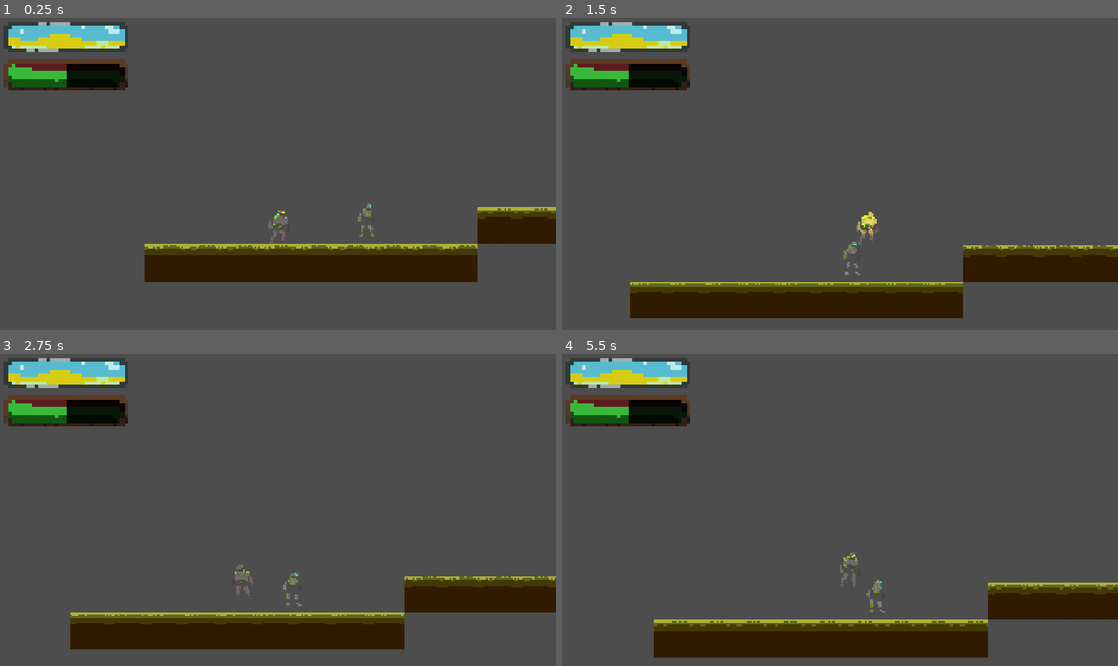
Above: before the commit, frames 1-4 (two rows, left to right).
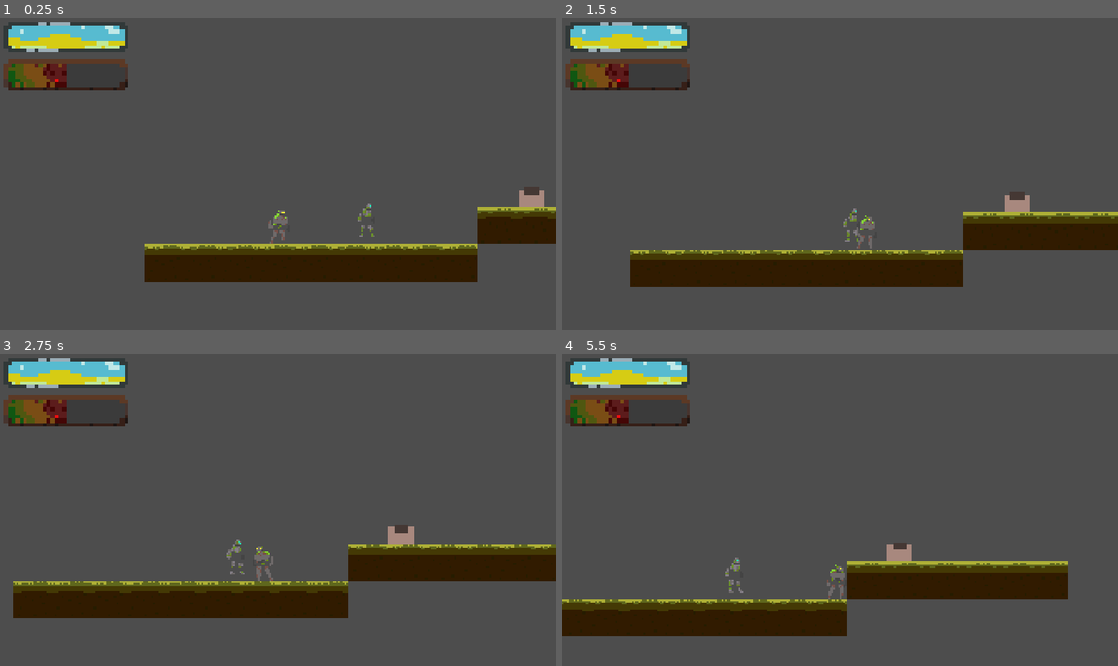
Above: after the commit, the same moments.

Repository: Luduturgist/Tech-2-Platformer
Game: Godot game, scene res://World/Levels/Level 1/Level 1.tscn
Same seed, same stepped clock (60 frames per second), same inputs: the game is played once before the commit and once after it. This scene is started directly instead of the project's main scene.
Inputs:
- Up to frame 1 (0.25 s): no input
- Up to frame 2 (1.5 s): tap Enter (ui_accept) at 0.5 s; hold Space (Jump) 0.53-1.28 s; hold D (Right) from 0.53 s (still down); tap F (Cheer) at 1.35 s
- Up to frame 3 (2.75 s): tap Space (Jump) at 1.52, 1.55, 1.82 s; release D (Right) at 2.03 s; hold A (Left) from 2.03 s (still down); hold Space (Jump) from 2.03 s (still down); tap Q (Swing) at 2.1 s
- Up to frame 4 (5.5 s): release A (Left) at 2.78 s; release Space (Jump) at 2.78 s; hold D (Right) 2.78-4.28 s; tap Space (Jump) at 2.85, 3.02, 3.32, 4.52, 4.55, 4.82 s; hold Space (Jump) 3.53-4.28 s; tap F (Cheer) at 3.6 s; hold A (Left) 4.28-5.03 s; tap Q (Swing) at 4.35 s; hold D (Right) from 5.03 s (still down); hold Space (Jump) from 5.03 s (still down)

The runs differ from the first frame. In frame 1, 1.7% of the frame differs, in the area x 1-98%, y 14-61%; in frame 2, 21%; in frame 3, 23%, in the area x 1-100%, y 14-95%; in frame 4, 20%.
Error after the commit: Invalid call. Nonexistent function '_perform_action' in base 'Resource (Flash_Action)'. (res://Player/Tools/movement.gd:56)

Commit message:
Co-op structure

Diff:
--- a/Godot/multiplayer-1/Debug/debug_multiplayer.tscn
+++ b/Godot/multiplayer-1/Debug/debug_multiplayer.tscn
@@ -1,6 +1,6 @@
 [gd_scene format=3 uid="uid://ek6ktem8230k"]
 
-[ext_resource type="Script" uid="uid://dvhyyra4goje3" path="res://Debug/game.gd" id="1_18fr8"]
+[ext_resource type="Script" uid="uid://dvhyyra4goje3" path="res://Game Logic/game.gd" id="1_18fr8"]
 [ext_resource type="PackedScene" uid="uid://b815wdlnbej0k" path="res://Player/Player A.tscn" id="2_73yir"]
 [ext_resource type="PackedScene" uid="uid://d11aymhapnwew" path="res://Player/Player B.tscn" id="3_to0p3"]
 [ext_resource type="PackedScene" uid="uid://t8gacvbucv5l" path="res://World/Hazard/Hazard.tscn" id="4_73yir"]
--- a/Godot/multiplayer-1/Debug/debug_spikes.tscn
+++ b/Godot/multiplayer-1/Debug/debug_spikes.tscn
@@ -1,6 +1,6 @@
 [gd_scene format=3 uid="uid://kxlut2fjs1jj"]
 
-[ext_resource type="Script" uid="uid://dvhyyra4goje3" path="res://Debug/game.gd" id="1_rvo2y"]
+[ext_resource type="Script" uid="uid://dvhyyra4goje3" path="res://Game Logic/game.gd" id="1_rvo2y"]
 [ext_resource type="PackedScene" uid="uid://b815wdlnbej0k" path="res://Player/Player A.tscn" id="2_vstgx"]
 [ext_resource type="PackedScene" uid="uid://d11aymhapnwew" path="res://Player/Player B.tscn" id="3_qhy05"]
 [ext_resource type="PackedScene" uid="uid://t8gacvbucv5l" path="res://World/Hazard/Hazard.tscn" id="4_yab24"]
--- /dev/null
+++ b/Godot/multiplayer-1/Events/event.gd
@@ -0,0 +1,9 @@
+@abstract
+extends Resource
+class_name Event
+
+func _start(m: PlayerMovement): pass
+
+func _update(_delta: float): pass
+
+@abstract func _perform_event()
--- /dev/null
+++ b/Godot/multiplayer-1/Interacteable/interacteable.gd
@@ -0,0 +1,18 @@
+extends Node2D
+
+@export var light: Node
+@export var player_area: Area2D
+
+func _ready() -> void:
+	player_area.body_entered.connect(try_player.bind(1))
+	player_area.body_exited.connect(try_player.bind(-1))
+
+func try_player(body: Node2D, i: int):
+	if body is PlayerMovement and body.local:
+		rpc("flip_light", i)
+
+var contacts: int = 0
+@rpc("any_peer", "call_local")
+func flip_light(i: int):
+	contacts += i
+	light.visible = contacts
--- a/Godot/multiplayer-1/Player/Actions/Swing/swing_action.gd
+++ b/Godot/multiplayer-1/Player/Actions/Swing/swing_action.gd
@@ -3,7 +3,7 @@
 
 @export var swing:= 500
 
-func _perform_action():
+func _perform_event():
 	var friend:= Game.active.friend.position
 	var diff = friend - move.position
 	var dir = diff.normalized() * swing
--- a/Godot/multiplayer-1/Player/Actions/action.gd
+++ b/Godot/multiplayer-1/Player/Actions/action.gd
@@ -1,13 +1,8 @@
 @abstract
-extends Resource
+extends Event
 class_name Action
 
 var move: PlayerMovement
 
 func _start(m: PlayerMovement):
 	move = m
-
-func _update(_delta: float):
-	pass
-
-@abstract func _perform_action()
--- a/Godot/multiplayer-1/Player/Actions/Flash/flash_action.gd
+++ b/Godot/multiplayer-1/Player/Actions/flash_action.gd
@@ -8,5 +8,5 @@
 	super(m)
 	obj = m.get_node(flash_object_path)
 
-func _perform_action():
+func _perform_event():
 	obj.rpc("flash")
--- a/Godot/multiplayer-1/Player/Player A.tscn
+++ b/Godot/multiplayer-1/Player/Player A.tscn
@@ -1,11 +1,11 @@
 [gd_scene format=3 uid="uid://b815wdlnbej0k"]
 
 [ext_resource type="Script" uid="uid://kgmx640u8hqm" path="res://Player/Tools/movement.gd" id="1_34jae"]
-[ext_resource type="Script" uid="uid://d3lhj80udymsw" path="res://Player/Actions/Flash/flash_action.gd" id="2_4vxld"]
+[ext_resource type="Script" uid="uid://d3lhj80udymsw" path="res://Player/Actions/flash_action.gd" id="2_4vxld"]
 [ext_resource type="SpriteFrames" uid="uid://biefndx62v67a" path="res://Player/Soil/Idle/soil_idle.tres" id="2_f827i"]
 [ext_resource type="Texture2D" uid="uid://cwa5o32jhrfpo" path="res://Player/Soil/Soil.png" id="2_n1ja2"]
 [ext_resource type="Texture2D" uid="uid://dbdgqdgklcc2" path="res://World/Basic Light.png" id="3_essyl"]
-[ext_resource type="Script" uid="uid://bl6yd8ir0op6x" path="res://Player/Actions/Flash/flash_object.gd" id="5_gkydo"]
+[ext_resource type="Script" uid="uid://bl6yd8ir0op6x" path="res://Events/flash_object.gd" id="5_gkydo"]
 
 [sub_resource type="Resource" id="Resource_gkydo"]
 script = ExtResource("2_4vxld")
--- a/Godot/multiplayer-1/Player/Player B.tscn
+++ b/Godot/multiplayer-1/Player/Player B.tscn
@@ -2,9 +2,9 @@
 
 [ext_resource type="Script" uid="uid://kgmx640u8hqm" path="res://Player/Tools/movement.gd" id="1_yifjq"]
 [ext_resource type="Texture2D" uid="uid://13tc3ugs71yv" path="res://Player/River/River.png" id="2_8w4ie"]
-[ext_resource type="Script" uid="uid://d3lhj80udymsw" path="res://Player/Actions/Flash/flash_action.gd" id="2_sln64"]
+[ext_resource type="Script" uid="uid://d3lhj80udymsw" path="res://Player/Actions/flash_action.gd" id="2_sln64"]
 [ext_resource type="Texture2D" uid="uid://dbdgqdgklcc2" path="res://World/Basic Light.png" id="3_sln64"]
-[ext_resource type="Script" uid="uid://bl6yd8ir0op6x" path="res://Player/Actions/Flash/flash_object.gd" id="5_ak3bm"]
+[ext_resource type="Script" uid="uid://bl6yd8ir0op6x" path="res://Events/flash_object.gd" id="5_ak3bm"]
 
 [sub_resource type="Resource" id="Resource_jprxu"]
 script = ExtResource("2_sln64")
--- a/Godot/multiplayer-1/Player/Tools/movement.gd
+++ b/Godot/multiplayer-1/Player/Tools/movement.gd
@@ -4,6 +4,7 @@
 @export var friendly: Action = Flash_Action.new()
 @export var pain_feedback: Action = Flash_Action.new()
 @export var move_ability: Action = Swing_Action.new()
+@export var golem: Golem
 
 @export_group("Settings")
 @export var speed: float = 100
@@ -17,12 +18,17 @@
 
 var sp: float = 0
 var energy: Energy
+static var active: PlayerMovement
+var local: bool
+
+enum Golem {Soil, River}
 
 func _ready() -> void:
 	friendly._start(self)
 
 func dress() -> void:
-	sp = speed
+	active = self
+	local = true
 	collision_layer = 1
 	collision_mask = 1
 	visibility_layer = 1
@@ -31,7 +37,7 @@
 	move_ability._start(self)
 
 func _take_damage(amount: int = 1):
-	if sp <= 0: return
+	if not local: return
 	health -= amount
 	if pain_feedback: pain_feedback._perform_action()
 	if health <= 0:
@@ -41,7 +47,7 @@
 	if friendly: friendly._update(delta)
 	if pain_feedback: pain_feedback._update(delta)
 
-	if sp == 0: return
+	if not local: return
 
 	energy._update(delta)
 	move_ability._update(delta)
@@ -49,7 +55,7 @@
 	if Input.is_action_just_pressed("Swing"): move_ability._perform_action()
 	if Input.is_action_just_pressed("Cheer") && friendly: friendly._perform_action()
 
-	if Input.is_action_pressed("Jump") and is_on_floor(): velocity.y = -jump
+	if Input.is_action_just_pressed("Jump") and is_on_floor(): velocity.y = -jump
 
 	process_move(delta)
 
--- a/Godot/multiplayer-1/UI/GUI/gui.tscn
+++ b/Godot/multiplayer-1/UI/GUI/gui.tscn
@@ -45,7 +45,7 @@
 texture_over = SubResource("AtlasTexture_7thrl")
 texture_progress = SubResource("AtlasTexture_qyonj")
 texture_progress_offset = Vector2(1, 0)
-tint_under = Color(0.12941177, 0.12941177, 0.12941177, 1)
+tint_under = Color(0, 0, 0, 0.22745098)
 
 [node name="Health" type="TextureProgressBar" parent="." unique_id=1938477846]
 offset_left = 14.0
@@ -58,4 +58,4 @@
 texture_over = SubResource("AtlasTexture_1a5em")
 texture_progress = SubResource("AtlasTexture_808i8")
 texture_progress_offset = Vector2(1, 0)
-tint_under = Color(0.12955844, 0.12955847, 0.12955844, 1)
+tint_under = Color(0, 0, 0, 0.22745098)
--- a/Godot/multiplayer-1/UI/Menus/Level Select.tscn
+++ b/Godot/multiplayer-1/UI/Menus/Level Select.tscn
@@ -1,7 +1,7 @@
 [gd_scene format=3 uid="uid://051cxfa2ec0p"]
 
 [ext_resource type="Script" uid="uid://ww1bxlixkt33" path="res://UI/Menus/level_select.gd" id="1_406it"]
-[ext_resource type="Script" uid="uid://bl6yd8ir0op6x" path="res://Player/Actions/Flash/flash_object.gd" id="2_qfsfe"]
+[ext_resource type="Script" uid="uid://bl6yd8ir0op6x" path="res://Events/flash_object.gd" id="2_qfsfe"]
 
 [node name="LevelSelect" type="CanvasLayer" unique_id=1351488328 node_paths=PackedStringArray("buttons", "flashes")]
 script = ExtResource("1_406it")
--- a/Godot/multiplayer-1/UI/Menus/Main Menu.tscn
+++ b/Godot/multiplayer-1/UI/Menus/Main Menu.tscn
@@ -11,48 +11,44 @@
 
 [node name="Network Buttons" type="CanvasLayer" parent="." unique_id=666372241]
 
-[node name="Host" type="Button" parent="Network Buttons" unique_id=1170498499]
+[node name="VBoxContainer" type="VBoxContainer" parent="Network Buttons" unique_id=158323834]
 anchors_preset = 8
 anchor_left = 0.5
 anchor_top = 0.5
 anchor_right = 0.5
 anchor_bottom = 0.5
-offset_left = -35.5
-offset_top = -58.0
-offset_right = 35.5
-offset_bottom = -11.0
+offset_left = -89.0
+offset_top = -49.0
+offset_right = 89.0
+offset_bottom = 49.0
 grow_horizontal = 2
 grow_vertical = 2
+theme_override_constants/separation = 28
+
+[node name="HBoxContainer" type="HBoxContainer" parent="Network Buttons/VBoxContainer" unique_id=1850283834]
+layout_mode = 2
+theme_override_constants/separation = 10
+
+[node name="Host" type="Button" parent="Network Buttons/VBoxContainer/HBoxContainer" unique_id=1170498499]
+layout_mode = 2
 size_flags_horizontal = 4
 text = "Host"
 
-[node name="Local IP" type="Label" parent="Network Buttons" unique_id=2095598327]
-offset_left = 1023.0
-offset_top = 486.0
-offset_right = 1126.0
-offset_bottom = 525.0
+[node name="Local IP" type="Label" parent="Network Buttons/VBoxContainer/HBoxContainer" unique_id=2095598327]
+layout_mode = 2
 text = "10.0.0.1"
 
-[node name="Join" type="Button" parent="Network Buttons" unique_id=271699989]
-anchors_preset = 8
-anchor_left = 0.5
-anchor_top = 0.5
-anchor_right = 0.5
-anchor_bottom = 0.5
-offset_left = -39.0
-offset_top = 45.0
-offset_right = 38.0
-offset_bottom = 92.0
-grow_horizontal = 2
-grow_vertical = 2
+[node name="HBoxContainer2" type="HBoxContainer" parent="Network Buttons/VBoxContainer" unique_id=1006879946]
+layout_mode = 2
+theme_override_constants/separation = 16
+
+[node name="Join" type="Button" parent="Network Buttons/VBoxContainer/HBoxContainer2" unique_id=271699989]
+layout_mode = 2
 size_flags_horizontal = 4
 text = "Join"
 
-[node name="Join IP" type="LineEdit" parent="Network Buttons" unique_id=1407063563]
-offset_left = 1019.0
-offset_top = 585.0
-offset_right = 1131.0
-offset_bottom = 632.0
+[node name="Join IP" type="LineEdit" parent="Network Buttons/VBoxContainer/HBoxContainer2" unique_id=1407063563]
+layout_mode = 2
 placeholder_text = "10.0.0.1"
 expand_to_text_length = true
 
--- a/Godot/multiplayer-1/UI/Menus/Pause.tscn
+++ b/Godot/multiplayer-1/UI/Menus/Pause.tscn
@@ -14,30 +14,23 @@
 color = Color(0.05490196, 0.05490196, 0.05490196, 0.36078432)
 metadata/_edit_lock_ = true
 
-[node name="Quit" type="Button" parent="." unique_id=346827232]
+[node name="VBoxContainer" type="VBoxContainer" parent="." unique_id=465517616]
 anchors_preset = 8
 anchor_left = 0.5
 anchor_top = 0.5
 anchor_right = 0.5
 anchor_bottom = 0.5
-offset_left = -49.0
-offset_top = 37.0
-offset_right = 49.0
-offset_bottom = 91.0
+offset_left = -20.0
+offset_top = -20.0
+offset_right = 20.0
+offset_bottom = 20.0
 grow_horizontal = 2
 grow_vertical = 2
+
+[node name="Quit" type="Button" parent="VBoxContainer" unique_id=346827232]
+layout_mode = 2
 text = "Quit"
 
-[node name="Main Menu" type="Button" parent="." unique_id=731930614]
-anchors_preset = 8
-anchor_left = 0.5
-anchor_top = 0.5
-anchor_right = 0.5
-anchor_bottom = 0.5
-offset_left = -49.0
-offset_top = -85.0
-offset_right = 49.0
-offset_bottom = -31.0
-grow_horizontal = 2
-grow_vertical = 2
+[node name="Main Menu" type="Button" parent="VBoxContainer" unique_id=731930614]
+layout_mode = 2
 text = "Main Menu"
--- a/Godot/multiplayer-1/UI/Menus/main_menu.gd
+++ b/Godot/multiplayer-1/UI/Menus/main_menu.gd
@@ -3,22 +3,22 @@
 @export var scene_to_load: String
 
 func _ready() -> void:
-	$"Network Buttons/Host".pressed.connect(host_button)
-	$"Network Buttons/Join".pressed.connect(join_button)
+	$"Network Buttons/VBoxContainer/HBoxContainer/Host".pressed.connect(host_button)
+	$"Network Buttons/VBoxContainer/HBoxContainer2/Join".pressed.connect(join_button)
 	$"Host Waiting/Disconnect".pressed.connect(back_button)
 	$"Client Waiting/Disconnect".pressed.connect(back_button)
 	Wrapper.peer.peer_connected.connect(player_connected)
 
-	$"Network Buttons/Local IP".text = Wrapper.localIP
+	$"Network Buttons/VBoxContainer/HBoxContainer/Local IP".text = Wrapper.localIP
+	$"Network Buttons/VBoxContainer/HBoxContainer2/Join IP".placeholder_text = Wrapper.localIP
 	$"Host Waiting/Local IP".text = Wrapper.localIP
-	$"Network Buttons/Join IP".placeholder_text = Wrapper.localIP
 
 func host_button():
 	Wrapper._host()
 	switch(true)
 
 func join_button():
-	Wrapper._join($"Network Buttons/Join IP".text)
+	Wrapper._join()
 	switch()
 
 func back_button():
--- a/Godot/multiplayer-1/UI/Menus/pause.gd
+++ b/Godot/multiplayer-1/UI/Menus/pause.gd
@@ -1,11 +1,16 @@
 extends CanvasLayer
+class_name Pause_Menu
 
 func _ready() -> void:
 	$Quit.pressed.connect(_quit)
 	$"Main Menu".pressed.connect(_menu)
+	$"Resume".pressed.connect(_resume)
 
 func _quit():
 	get_tree().quit()
 
 func _menu():
 	Wrapper._disconnect()
+
+func _resume():
+	visible = false
--- a/Godot/multiplayer-1/World/Levels/Level 1/Level 1.tscn
+++ b/Godot/multiplayer-1/World/Levels/Level 1/Level 1.tscn
@@ -1,16 +1,21 @@
 [gd_scene format=4 uid="uid://boledd8vtsvtc"]
 
-[ext_resource type="Script" uid="uid://dvhyyra4goje3" path="res://Debug/game.gd" id="1_5yvi0"]
+[ext_resource type="Script" uid="uid://dvhyyra4goje3" path="res://Game Logic/game.gd" id="1_5yvi0"]
 [ext_resource type="PackedScene" uid="uid://b7x1xel6pnfcx" path="res://UI/GUI/gui.tscn" id="2_8ghjs"]
 [ext_resource type="TileSet" uid="uid://bhk8j5h6576yv" path="res://World/Earth Tiles/ground_tiles.tres" id="2_f4qae"]
 [ext_resource type="PackedScene" uid="uid://btvsqab4xkf0q" path="res://Player/Tools/Camera Follow.tscn" id="3_o7uj6"]
 [ext_resource type="PackedScene" uid="uid://b815wdlnbej0k" path="res://Player/Player A.tscn" id="4_cgekv"]
 [ext_resource type="PackedScene" uid="uid://d11aymhapnwew" path="res://Player/Player B.tscn" id="5_moakd"]
-[ext_resource type="Script" uid="uid://d3lhj80udymsw" path="res://Player/Actions/Flash/flash_action.gd" id="6_tcduv"]
+[ext_resource type="Script" uid="uid://d3lhj80udymsw" path="res://Player/Actions/flash_action.gd" id="6_tcduv"]
+[ext_resource type="Script" uid="uid://46d3ayd01ra7" path="res://Interacteable/interacteable.gd" id="8_fp4rx"]
+[ext_resource type="Script" uid="uid://bl6yd8ir0op6x" path="res://Events/flash_object.gd" id="8_qoxgt"]
 
 [sub_resource type="Resource" id="Resource_8ghjs"]
 script = ExtResource("6_tcduv")
 metadata/_custom_type_script = "uid://d3lhj80udymsw"
+
+[sub_resource type="RectangleShape2D" id="RectangleShape2D_fp4rx"]
+size = Vector2(34, 20)
 
 [node name="Level1" type="Node2D" unique_id=1985103288 node_paths=PackedStringArray("playerA", "playerB", "camera", "gui")]
 script = ExtResource("1_5yvi0")
@@ -36,3 +41,58 @@
 
 [node name="Player B" parent="." unique_id=228450361 instance=ExtResource("5_moakd")]
 position = Vector2(-32, -22)
+
+[node name="Interacteable" type="Node2D" parent="." unique_id=1954835801 node_paths=PackedStringArray("light", "player_area")]
+position = Vector2(110, -32)
+script = ExtResource("8_fp4rx")
+light = NodePath("Panel On")
+player_area = NodePath("Area2D")
+
+[node name="ColorRect" type="ColorRect" parent="Interacteable" unique_id=1453494778]
+anchors_preset = 7
+anchor_left = 0.5
+anchor_top = 1.0
+anchor_right = 0.5
+anchor_bottom = 1.0
+offset_left = -11.0
+offset_top = -15.0
+offset_right = 11.0
+grow_horizontal = 2
+grow_vertical = 0
+color = Color(0.66, 0.5335, 0.495, 1)
+
+[node name="ColorRect3" type="ColorRect" parent="Interacteable" unique_id=454921750]
+anchors_preset = 7
+anchor_left = 0.5
+anchor_top = 1.0
+anchor_right = 0.5
+anchor_bottom = 1.0
+offset_left = -6.0
+offset_top = -17.0
+offset_right = 6.0
+offset_bottom = -10.0
+grow_horizontal = 2
+grow_vertical = 0
+color = Color(0.27, 0.21825, 0.20250002, 1)
+
+[node name="Panel On" type="ColorRect" parent="Interacteable" unique_id=621611035]
+visible = false
+anchors_preset = 7
+anchor_left = 0.5
+anchor_top = 1.0
+anchor_right = 0.5
+anchor_bottom = 1.0
+offset_left = -6.0
+offset_top = -17.0
+offset_right = 6.0
+offset_bottom = -10.0
+grow_horizontal = 2
+grow_vertical = 0
+color = Color(1, 0.977, 0.97, 1)
+script = ExtResource("8_qoxgt")
+
+[node name="Area2D" type="Area2D" parent="Interacteable" unique_id=1641419204]
+
+[node name="CollisionShape2D" type="CollisionShape2D" parent="Interacteable/Area2D" unique_id=1476173058]
+position = Vector2(0, -10)
+shape = SubResource("RectangleShape2D_fp4rx")
--- a/Godot/multiplayer-1/World/Levels/Level 2/Level 2.tscn
+++ b/Godot/multiplayer-1/World/Levels/Level 2/Level 2.tscn
@@ -1,6 +1,6 @@
 [gd_scene format=4 uid="uid://cese8vluxivg3"]
 
-[ext_resource type="Script" uid="uid://dvhyyra4goje3" path="res://Debug/game.gd" id="1_io3v8"]
+[ext_resource type="Script" uid="uid://dvhyyra4goje3" path="res://Game Logic/game.gd" id="1_io3v8"]
 [ext_resource type="TileSet" uid="uid://bhk8j5h6576yv" path="res://World/Earth Tiles/ground_tiles.tres" id="2_m0vpl"]
 [ext_resource type="PackedScene" uid="uid://btvsqab4xkf0q" path="res://Player/Tools/Camera Follow.tscn" id="3_c07hl"]
 [ext_resource type="PackedScene" uid="uid://b815wdlnbej0k" path="res://Player/Player A.tscn" id="4_pb0tl"]
--- a/Godot/multiplayer-1/World/Levels/Level 3/Level 3.tscn
+++ b/Godot/multiplayer-1/World/Levels/Level 3/Level 3.tscn
@@ -1,6 +1,6 @@
 [gd_scene format=4 uid="uid://cg7govw5o30nj"]
 
-[ext_resource type="Script" uid="uid://dvhyyra4goje3" path="res://Debug/game.gd" id="1_c63vy"]
+[ext_resource type="Script" uid="uid://dvhyyra4goje3" path="res://Game Logic/game.gd" id="1_c63vy"]
 [ext_resource type="TileSet" uid="uid://bhk8j5h6576yv" path="res://World/Earth Tiles/ground_tiles.tres" id="2_aevyd"]
 [ext_resource type="PackedScene" uid="uid://btvsqab4xkf0q" path="res://Player/Tools/Camera Follow.tscn" id="3_510j6"]
 [ext_resource type="PackedScene" uid="uid://b815wdlnbej0k" path="res://Player/Player A.tscn" id="4_6c2so"]
--- a/Godot/multiplayer-1/World/Levels/Level 4/Level 4.tscn
+++ b/Godot/multiplayer-1/World/Levels/Level 4/Level 4.tscn
@@ -1,6 +1,6 @@
 [gd_scene format=4 uid="uid://b0y6ne2qkgv8c"]
 
-[ext_resource type="Script" uid="uid://dvhyyra4goje3" path="res://Debug/game.gd" id="1_7vuhl"]
+[ext_resource type="Script" uid="uid://dvhyyra4goje3" path="res://Game Logic/game.gd" id="1_7vuhl"]
 [ext_resource type="TileSet" uid="uid://bhk8j5h6576yv" path="res://World/Earth Tiles/ground_tiles.tres" id="2_pely1"]
 [ext_resource type="PackedScene" uid="uid://btvsqab4xkf0q" path="res://Player/Tools/Camera Follow.tscn" id="3_nved4"]
 [ext_resource type="PackedScene" uid="uid://b815wdlnbej0k" path="res://Player/Player A.tscn" id="4_7u2ms"]
--- a/Godot/multiplayer-1/project.godot
+++ b/Godot/multiplayer-1/project.godot
@@ -29,9 +29,11 @@
 
 folder_colors={
 "res://Debug/": "gray",
-"res://Networking/": "green",
+"res://Events/": "purple",
+"res://Events/Flash/": "yellow",
+"res://Game Logic/": "green",
+"res://Interacteable/": "teal",
 "res://Player/": "orange",
-"res://Player/Actions/Flash/": "yellow",
 "res://Player/Actions/Swing/": "pink",
 "res://Player/River/": "blue",
 "res://Player/Soil/": "yellow",
Not shown, added: Godot/multiplayer-1/Events/event.gd.uid
Renamed: Godot/multiplayer-1/Player/Actions/Flash/flash_object.gd -> Godot/multiplayer-1/Events/flash_object.gd
Renamed: Godot/multiplayer-1/Player/Actions/Flash/flash_object.gd.uid -> Godot/multiplayer-1/Events/flash_object.gd.uid
Renamed: Godot/multiplayer-1/Networking/Wrapper.gd -> Godot/multiplayer-1/Game Logic/Wrapper.gd
Renamed: Godot/multiplayer-1/Networking/Wrapper.gd.uid -> Godot/multiplayer-1/Game Logic/Wrapper.gd.uid
Renamed: Godot/multiplayer-1/Debug/game.gd -> Godot/multiplayer-1/Game Logic/game.gd
Renamed: Godot/multiplayer-1/Debug/game.gd.uid -> Godot/multiplayer-1/Game Logic/game.gd.uid
Not shown, added: Godot/multiplayer-1/Interacteable/interacteable.gd.uid
Renamed: Godot/multiplayer-1/Player/Actions/Flash/flash_action.gd.uid -> Godot/multiplayer-1/Player/Actions/flash_action.gd.uid
Renamed: Godot/multiplayer-1/Player/Actions/multi_action.gd -> Godot/multiplayer-1/Player/Actions/multi_event.gd
Renamed: Godot/multiplayer-1/Player/Actions/multi_action.gd.uid -> Godot/multiplayer-1/Player/Actions/multi_event.gd.uid
Binary file changed: Godot/multiplayer-1/UI/GUI/Energy Bar.png
(and 1 more such lines)
